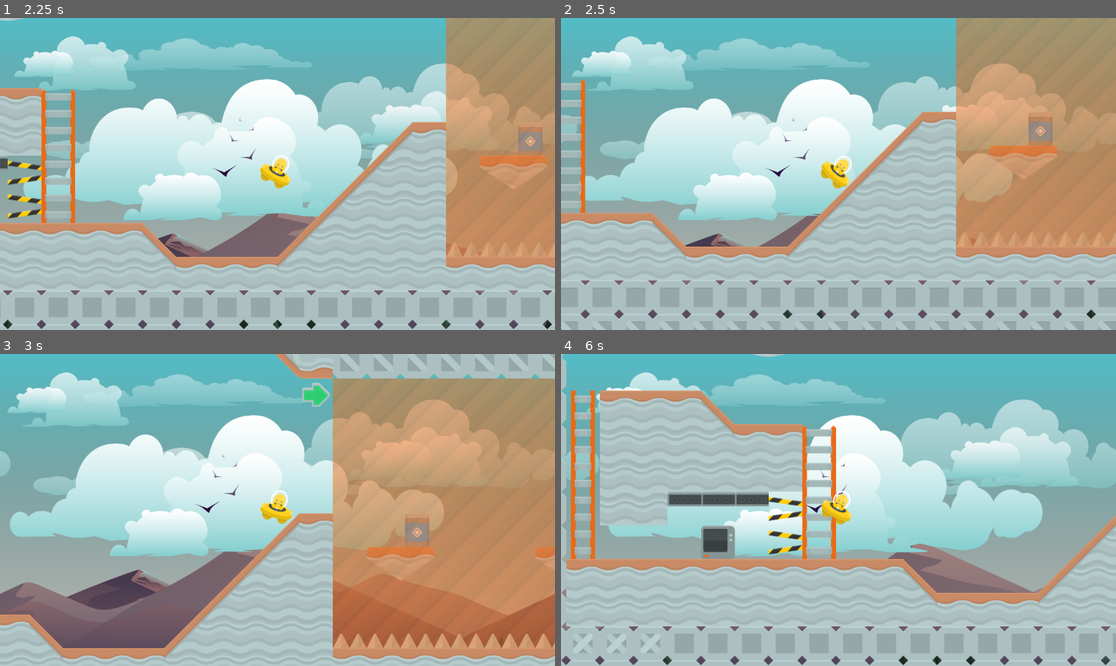
Above: before the commit, frames 1-4 (two rows, left to right).
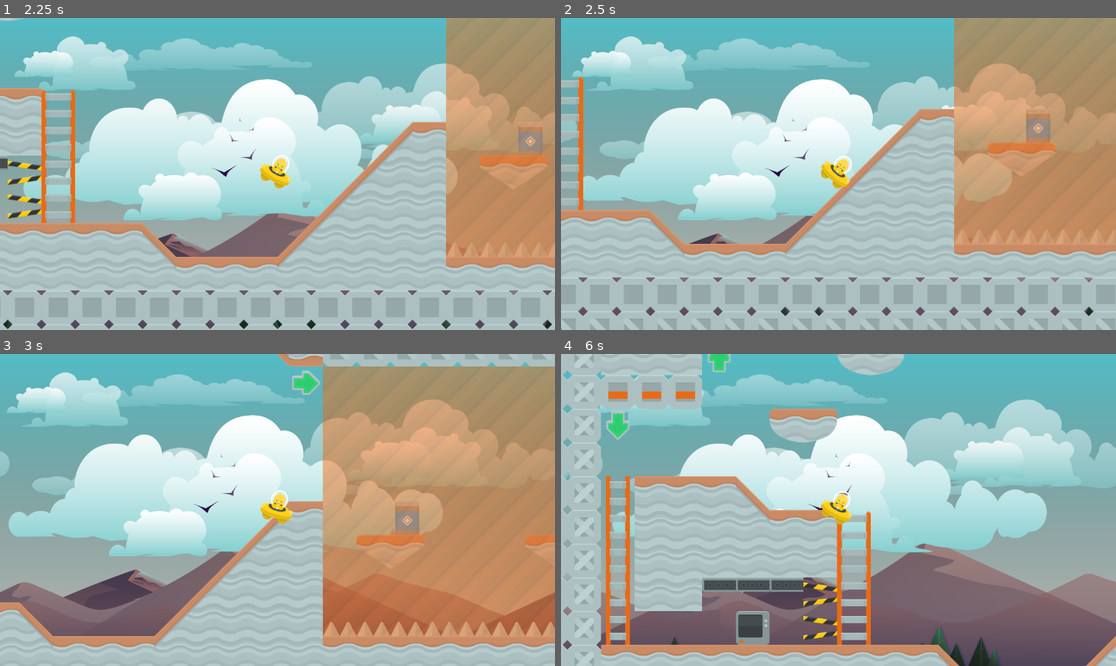
Above: after the commit, the same moments.

Repository: NildaJuliana/Industrial-Platformer
Game: Godot game, scene res://maps/world.tscn
Two runs of this game, one before a commit and one after it. Both use one fixed random seed, a clock stepped at 60 frames per second and the inputs below. Before the commit the project starts from res://world.tscn.
Inputs:
- Up to frame 1 (2.25 s): tap Enter at 0.5 s; hold Right (ui_right) 0.53-1.28 s; hold Down (ui_down) 1.28-2.03 s; hold Right (ui_right) from 2.03 s (still down)
- Up to frame 2 (2.5 s): keep holding Right (ui_right)
- Up to frame 3 (3 s): release Right (ui_right) at 2.78 s; hold Up (ui_up) from 2.78 s (still down)
- Up to frame 4 (6 s): release Up (ui_up) at 3.53 s; hold Left (ui_left) 3.53-5.03 s; hold Down (ui_down) 5.03-5.78 s; hold Right (ui_right) from 5.78 s (still down)

Frame 1 is identical in both runs. In frame 2, 6.5% of the frame differs, in the area x 0-100%, y 0-100%; in frame 3, 15%; in frame 4, 49%.

Commit message:
add player to another scene

Diff:
--- a/world.tscn
+++ b/maps/world.tscn
@@ -1,26 +1,23 @@
-[gd_scene load_steps=14 format=3 uid="uid://db2f8fe34hajc"]
+[gd_scene load_steps=12 format=3 uid="uid://db2f8fe34hajc"]
 
-[ext_resource type="TileSet" uid="uid://d1bmbhu2pxbr4" path="res://tileset.tres" id="1_n0ptq"]
-[ext_resource type="Script" path="res://scripts/player.gd" id="2_n0nsv"]
-[ext_resource type="Texture2D" uid="uid://ypftddllpvlj" path="res://addons/Alien pack/shipYellow_manned.png" id="3_nc0mp"]
-[ext_resource type="Texture2D" uid="uid://bh6b5m7llxqm0" path="res://addons/PNG/game_background_2/layers/sky.png" id="4_fvi5h"]
-[ext_resource type="Texture2D" uid="uid://dvaqn80o6wycf" path="res://addons/PNG/game_background_2/layers/rocks_1.png" id="5_2y5te"]
-[ext_resource type="Texture2D" uid="uid://ddi1hm6n5teto" path="res://addons/PNG/game_background_2/layers/rocks_3.png" id="5_wqe25"]
-[ext_resource type="Texture2D" uid="uid://c61uwcpp2pnlx" path="res://addons/PNG/game_background_2/layers/rocks_2.png" id="6_5brws"]
-[ext_resource type="Texture2D" uid="uid://dxhqduxhlsia6" path="res://addons/PNG/game_background_2/layers/pines.png" id="8_mwnti"]
-[ext_resource type="Texture2D" uid="uid://cvdv3uwp03kba" path="res://addons/PNG/game_background_2/layers/clouds_1.png" id="9_6cp7v"]
-[ext_resource type="Texture2D" uid="uid://cv4x2uornp2jq" path="res://addons/PNG/game_background_2/layers/clouds_2.png" id="10_ij3k5"]
-[ext_resource type="Texture2D" uid="uid://d26cm2nn4d6og" path="res://addons/PNG/game_background_2/layers/clouds_3.png" id="11_mcjl2"]
-[ext_resource type="Texture2D" uid="uid://c348uphcdg6j5" path="res://addons/PNG/game_background_2/layers/birds.png" id="12_j13pe"]
-
-[sub_resource type="CircleShape2D" id="CircleShape2D_h3kqp"]
-radius = 32.0624
+[ext_resource type="TileSet" uid="uid://d1bmbhu2pxbr4" path="res://tileset.tres" id="1_5tkgh"]
+[ext_resource type="Texture2D" uid="uid://bh6b5m7llxqm0" path="res://addons/PNG/game_background_2/layers/sky.png" id="4_tal0q"]
+[ext_resource type="Texture2D" uid="uid://dvaqn80o6wycf" path="res://addons/PNG/game_background_2/layers/rocks_1.png" id="5_leowm"]
+[ext_resource type="Texture2D" uid="uid://c61uwcpp2pnlx" path="res://addons/PNG/game_background_2/layers/rocks_2.png" id="6_rep0s"]
+[ext_resource type="Texture2D" uid="uid://ddi1hm6n5teto" path="res://addons/PNG/game_background_2/layers/rocks_3.png" id="7_hdf4b"]
+[ext_resource type="Texture2D" uid="uid://dxhqduxhlsia6" path="res://addons/PNG/game_background_2/layers/pines.png" id="8_ygbff"]
+[ext_resource type="Texture2D" uid="uid://cvdv3uwp03kba" path="res://addons/PNG/game_background_2/layers/clouds_1.png" id="9_dwsuu"]
+[ext_resource type="Texture2D" uid="uid://cv4x2uornp2jq" path="res://addons/PNG/game_background_2/layers/clouds_2.png" id="10_41tct"]
+[ext_resource type="Texture2D" uid="uid://d26cm2nn4d6og" path="res://addons/PNG/game_background_2/layers/clouds_3.png" id="11_6wqnk"]
+[ext_resource type="PackedScene" uid="uid://ci7m7a7yi0srx" path="res://objects/player.tscn" id="11_epv4m"]
+[ext_resource type="Texture2D" uid="uid://c348uphcdg6j5" path="res://addons/PNG/game_background_2/layers/birds.png" id="12_6cvln"]
 
 [node name="World" type="Node2D"]
+metadata/_edit_group_ = true
 
 [node name="TileMap" type="TileMap" parent="."]
 position = Vector2(114, 281)
-tile_set = ExtResource("1_n0ptq")
+tile_set = ExtResource("1_5tkgh")
 format = 2
 layer_0/name = "Terrain"
 layer_0/tile_data = PackedInt32Array(196608, 262144, 0, 196609, 327680, 1, 196610, 131072, 0, 196611, 131072, 0, 262147 …(14212 unchanged characters)…
@@ -31,24 +28,6 @@
 layer_2/z_index = 3
 layer_2/tile_data = PackedInt32Array(-393207, 589824, 6, -393206, 589824, 6, -393205, 589824, 6, -393204, 589824, 6, -3 …(2368 unchanged characters)…
 
-[node name="player" type="CharacterBody2D" parent="."]
-z_index = 2
-position = Vector2(429, 294)
-script = ExtResource("2_n0nsv")
-speed = 5.5
-lerp_factor = 0.08
-
-[node name="CollisionShape2D" type="CollisionShape2D" parent="player"]
-shape = SubResource("CircleShape2D_h3kqp")
-
-[node name="Sprite" type="Sprite2D" parent="player"]
-unique_name_in_owner = true
-position = Vector2(1, -8)
-scale = Vector2(0.535, 0.62)
-texture = ExtResource("3_nc0mp")
-
-[node name="Camera2D" type="Camera2D" parent="player"]
-
 [node name="ParallaxBackground" type="ParallaxBackground" parent="."]
 scale = Vector2(0.6, 0.6)
 transform = Transform2D(0.6, 0, 0, 0.6, 0, 0)
@@ -121,5 +100,7 @@
 motion_mirroring = Vector2(1920, 0)
 
 [node name="Sprite" type="Sprite2D" parent="ParallaxBackground/Birds"]
-texture = ExtResource("12_j13pe")
+texture = ExtResource("12_6cvln")
 centered = false
+
+[node name="player" parent="." instance=ExtResource("11_epv4m")]
--- a/scripts/player.gd
+++ b/objects/player.gd
@@ -14,3 +14,7 @@
 
 	var target_rotation = direction.x * 45.0
 	sprite.rotation_degrees = lerp(sprite.rotation_degrees, target_rotation, lerp_factor)
+
+
+func _on_area_2d_body_entered(body):
+		print('aaa')
--- /dev/null
+++ b/objects/player.tscn
@@ -0,0 +1,34 @@
+[gd_scene load_steps=4 format=3 uid="uid://ci7m7a7yi0srx"]
+
+[ext_resource type="Script" path="res://objects/player.gd" id="1_bhdxc"]
+[ext_resource type="Texture2D" uid="uid://ypftddllpvlj" path="res://addons/Alien pack/shipYellow_manned.png" id="2_b76sx"]
+
+[sub_resource type="CircleShape2D" id="CircleShape2D_d6jot"]
+radius = 32.0624
+
+[node name="player" type="CharacterBody2D"]
+z_index = 2
+position = Vector2(429, 294)
+script = ExtResource("1_bhdxc")
+speed = 5.5
+lerp_factor = 0.08
+metadata/_edit_group_ = true
+
+[node name="CollisionShape2D" type="CollisionShape2D" parent="."]
+scale = Vector2(1e-05, 1e-05)
+shape = SubResource("CircleShape2D_d6jot")
+
+[node name="Area2D" type="Area2D" parent="."]
+
+[node name="CollisionShape2D" type="CollisionShape2D" parent="Area2D"]
+shape = SubResource("CircleShape2D_d6jot")
+
+[node name="Sprite" type="Sprite2D" parent="."]
+unique_name_in_owner = true
+position = Vector2(1, -8)
+scale = Vector2(0.535, 0.62)
+texture = ExtResource("2_b76sx")
+
+[node name="Camera2D" type="Camera2D" parent="."]
+
+[connection signal="body_entered" from="Area2D" to="." method="_on_area_2d_body_entered"]
--- a/project.godot
+++ b/project.godot
@@ -11,7 +11,7 @@
 [application]
 
 config/name="Industrial Platformer"
-run/main_scene="res://world.tscn"
+run/main_scene="res://maps/world.tscn"
 config/features=PackedStringArray("4.2", "GL Compatibility")
 
 [rendering]
Not shown: 8 places in maps/world.tscn that only renumber resources
